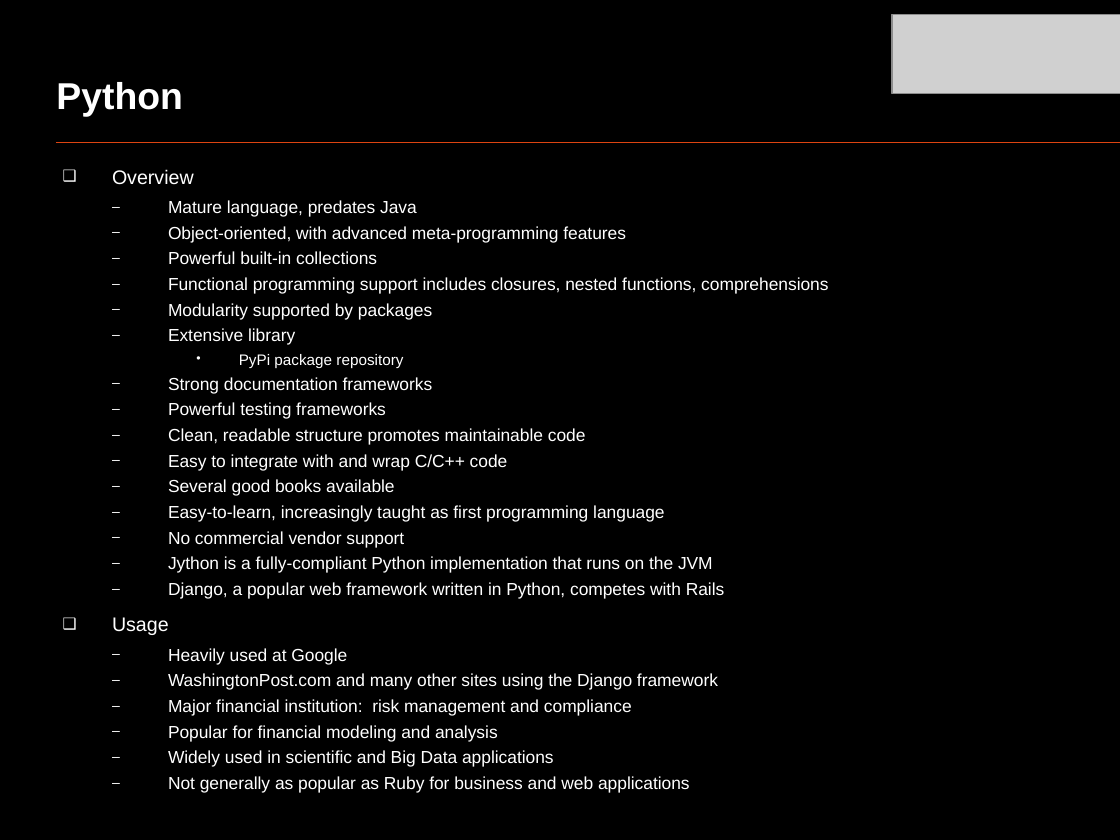
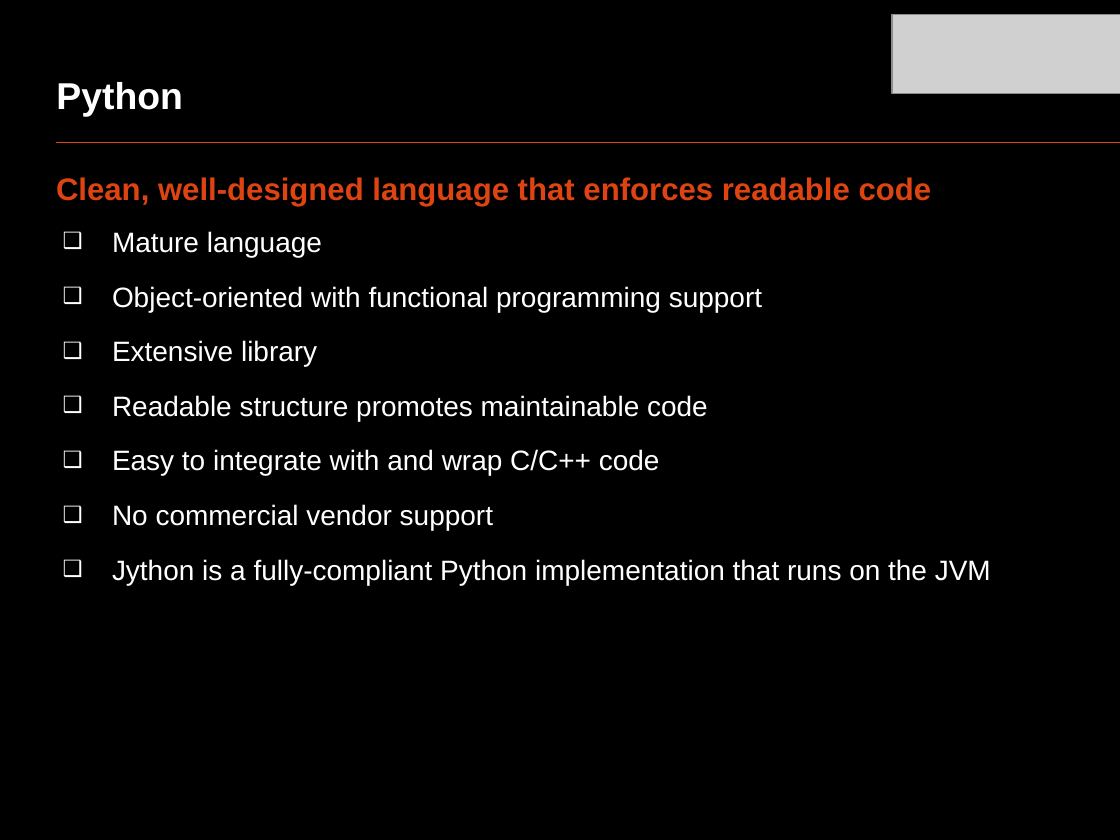
Before and after one commit to oscarrenalias/openslava-2013, a slide deck: slide 13 of Dynamic languages/OpenSlava 2013 - Dynamic languages.pptx (slide 10 before the commit). Drawn at 1120x840 pixels with LibreOffice and Linux fonts; fonts in the diff are those of the drawing; grey boxes stand for pictures. Boxes give left, top, right and bottom in pixels: in the first picture for what was removed or moved away, otherwise in the second. Text is boxed around its words. In the diff, an @@ line names an element or a change of style, - is before the commit and + after.

```diff
--- a/Dynamic languages/OpenSlava 2013 - Dynamic languages.pptx
+++ b/Dynamic languages/OpenSlava 2013 - Dynamic languages.pptx
@@ text at box(56, 177, 932, 312): text changed; size 11.2 to 18 pt @@
-  ❑ Overview
-    – Mature language, predates Java
-    – Object-oriented, with advanced meta-programming features
-    – Powerful built-in collections
-    – Functional programming support includes closures, nested functions, comprehensions
-    – Modularity supported by packages
+Clean, well-designed language that enforces readable code
+  ❑ Mature language
+  ❑ Object-oriented with functional programming support
@@ text at box(112, 340, 991, 585): size 11.2 to 18 pt in "Extensive library", "Easy to integrate with and wrap C/C++ ...", "No commercial vendor support", "Jython is a fully-compliant Python implementation that ..."; bullet – to ❑; list level 3 to 2 in "Extensive library"; line spacing 0.8 to 1; list level 3 to 2 in "Easy to integrate with and ..."; list level 3 to 2 in "No commercial vendor support"; list level 3 to 2 in "Jython is a fully-compliant Python ..." @@
@@ text at box(112, 395, 708, 421): text changed; size 11.2 to 18 pt @@
-      • PyPi package repository
-    – Strong documentation frameworks
-    – Powerful testing frameworks
-    – Clean, readable structure promotes maintainable code
+  ❑ Readable structure promotes maintainable code
@@ text at box(168, 479, 664, 522): paragraphs removed @@
-    – Several good books available
-    – Easy-to-learn, increasingly taught as first programming language
@@ text at box(112, 582, 725, 793): paragraphs removed @@
-    – Django, a popular web framework written in Python, competes with Rails
-  ❑ Usage
-    – Heavily used at Google
-    – WashingtonPost.com and many other sites using the Django framework
-    – Major financial institution: risk management and compliance
-    – Popular for financial modeling and analysis
-    – Widely used in scientific and Big Data applications
-    – Not generally as popular as Ruby for business and web applications
```
Also in this commit, not shown: 11 other slides changed, 9 slides added.
